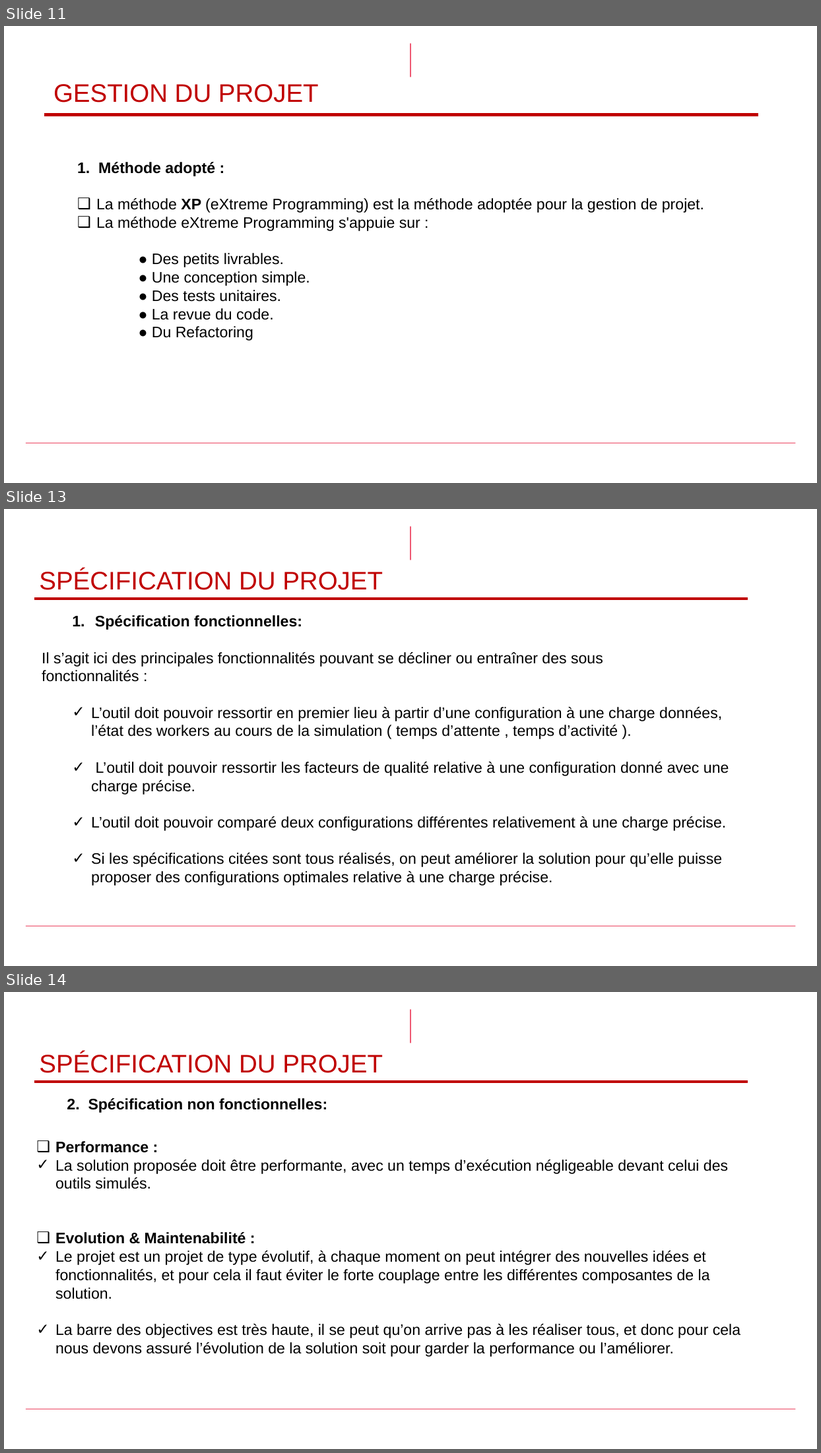
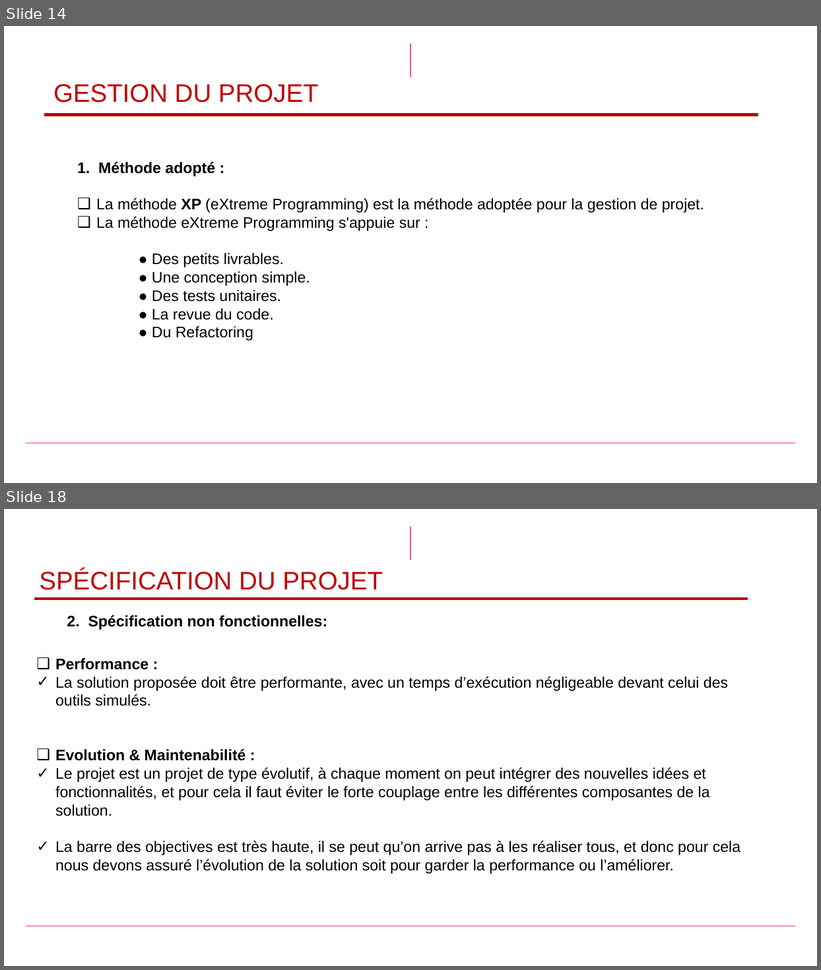
Before and after one commit to zwdOr20/PFE, a slide deck: first_presentation_1.1.pptx. Shown one above the other, each under a label of ours: slides 11, 13 and 14 before the commit, slides 14 and 18 after it; the slides between them are not shown. The pictures are 821x1453 and 821x970 pixels, drawn with LibreOffice and Linux fonts; fonts in the diff are those of the drawing; background and template pictures are left out. Boxes give left, top, right and bottom in pixels: in the first picture for what was removed or moved away, otherwise in the second. Text is boxed around its words. In the diff, an @@ line names an element or a change of style, - is before the commit and + after.

```diff
--- a/first_presentation_1.1.pptx
+++ b/first_presentation_1.1.pptx
@@ slide 13 removed at [4, 509, 817, 966], background #FFFFFF; not listed: 2 template elements that a slide beside it also shows @@
@@ title removed at [39, 570, 383, 590] @@
-SPÉCIFICATION DU PROJET
@@ line removed from (34, 599) to (748, 599) @@
@@ text removed at [42, 615, 729, 886] @@
-  1. Spécification fonctionnelles:
-Il s’agit ici des principales fonctionnalités pouvant se décliner ou entraîner des sous
-fonctionnalités :
-  ✓ L’outil doit pouvoir ressortir en premier lieu à partir d’une configuration à une charge données, l’état des workers au cours de la simulation ( temps d’attente , temps d’activité ).
-  ✓ L’outil doit pouvoir ressortir les facteurs de qualité relative à une configuration donné avec une charge précise.
-  ✓ L’outil doit pouvoir comparé deux configurations différentes relativement à une charge précise.
-  ✓ Si les spécifications citées sont tous réalisés, on peut améliorer la solution pour qu’elle puisse proposer des configurations optimales relative à une charge précise.
@@ what was slide 11 is now slide 14 @@
@@ what was slide 14 is now slide 18 @@
```
Also in this commit, not shown: 8 slides changed, 8 slides added, 3 other slides removed, 15 other files.
